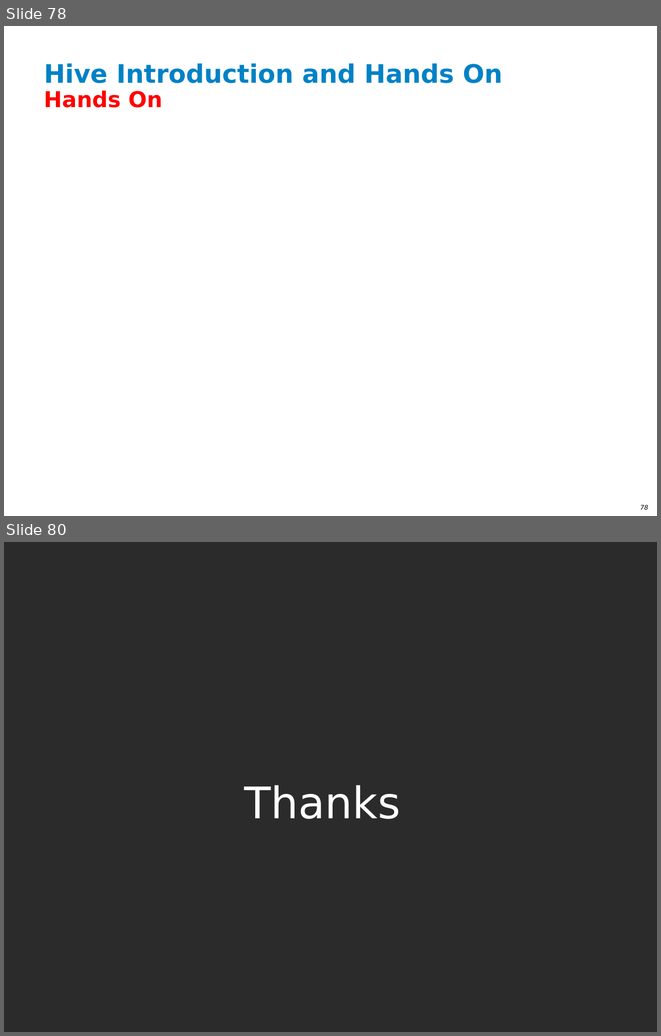
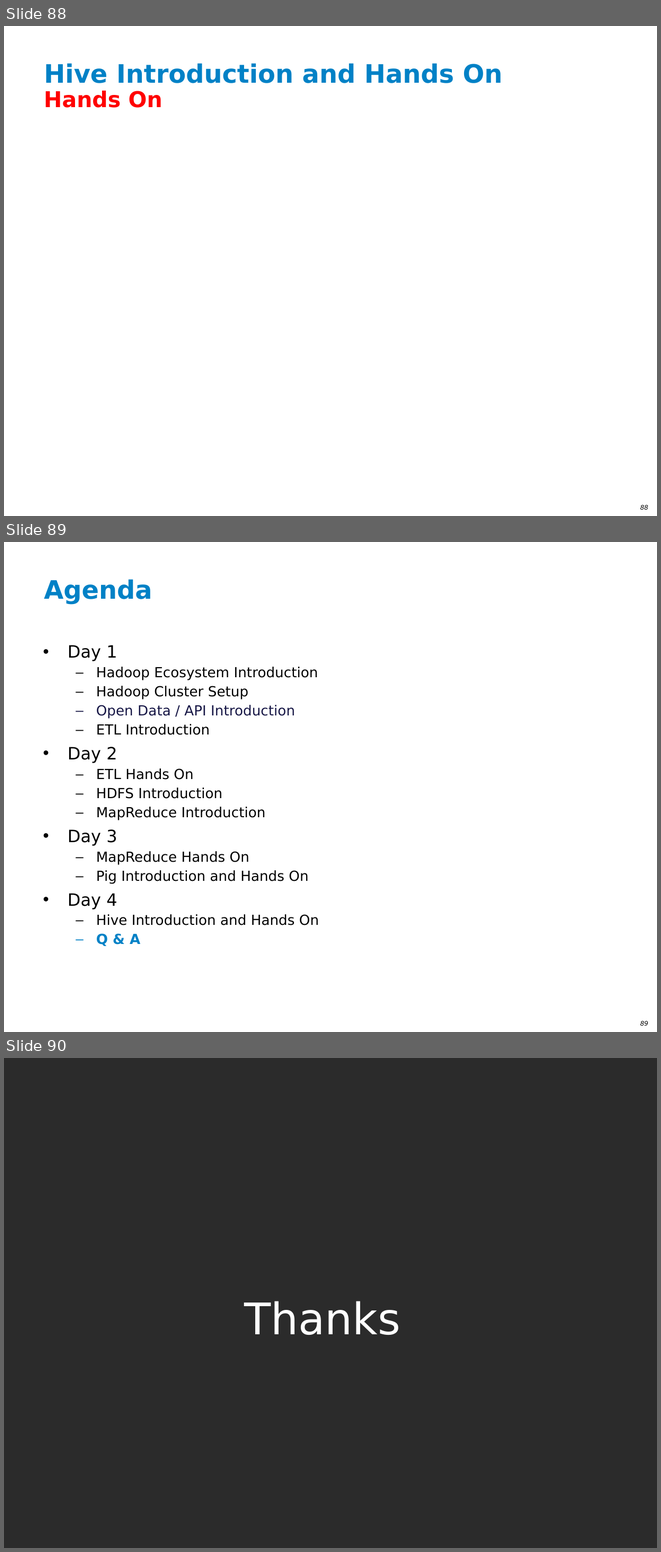
Before and after one commit to ianlin/small-data, a slide deck: training/III_Hadoop_20140607.ppt. Shown one above the other, each under a label of ours: slides 78 and 80 before the commit, slides 88, 89 and 90 after it; the slides between them are not shown. The pictures are 661x1036 and 661x1552 pixels, drawn with LibreOffice and Linux fonts; fonts in the diff are those of the drawing; background and template pictures are left out; a plain dark background stands for a picture behind light text. Boxes give left, top, right and bottom in pixels: in the first picture for what was removed or moved away, otherwise in the second. Text is boxed around its words. In the diff, an @@ line names an element or a change of style, - is before the commit and + after.

```diff
--- a/training/III_Hadoop_20140607.ppt
+++ b/training/III_Hadoop_20140607.ppt
@@ slide 89 added at [4, 542, 657, 1032], background #FFFFFF; not listed: 1 template element that a slide beside it also shows @@
@@ title added at [44, 579, 152, 605], 28 pt, text #0081C6, bold @@
+Agenda
@@ text added at [68, 645, 319, 946], 15.3 pt, text #000000 @@
+• Day 1
+  – Hadoop Ecosystem Introduction
+  – Hadoop Cluster Setup
+  – Open Data / API Introduction
+  – ETL Introduction
+• Day 2
+  – ETL Hands On
+  – HDFS Introduction
+  – MapReduce Introduction
+• Day 3
+  – MapReduce Hands On
+  – Pig Introduction and Hands On
+• Day 4
+  – Hive Introduction and Hands On
+  – Q & A
@@ what was slide 78 is now slide 88 @@
@@ page number at [640, 505, 648, 509]: text changed @@
-78
+88
@@ what was slide 80 is now slide 90 @@
```
Also in this commit, not shown: 11 slides changed, 9 other slides added.
